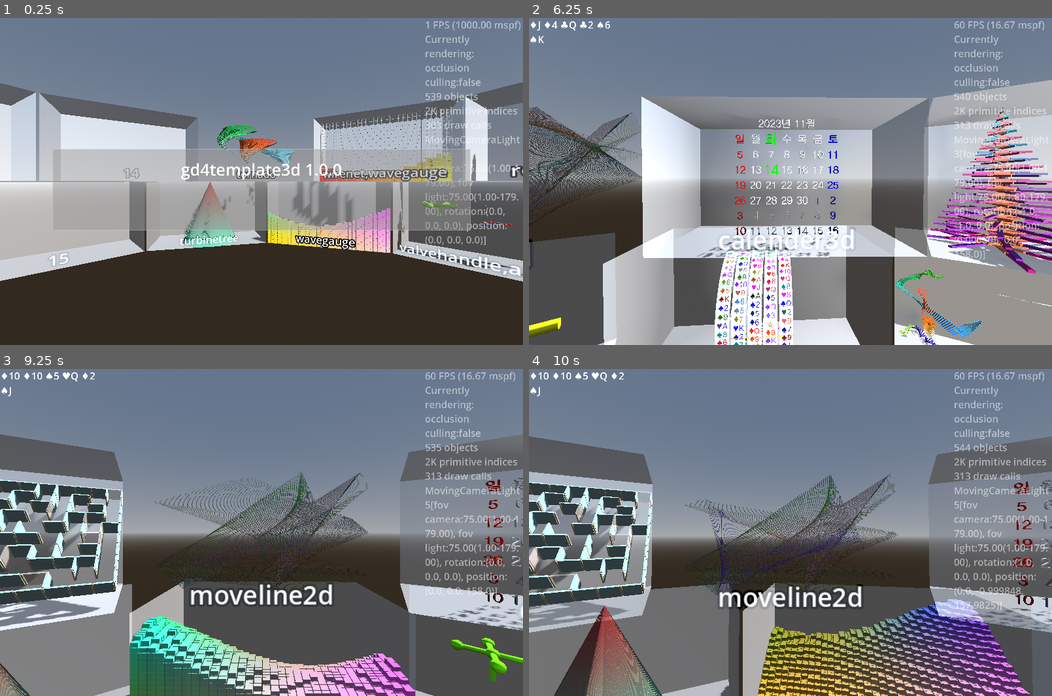
Above: before the commit, frames 1-4 (two rows, left to right).
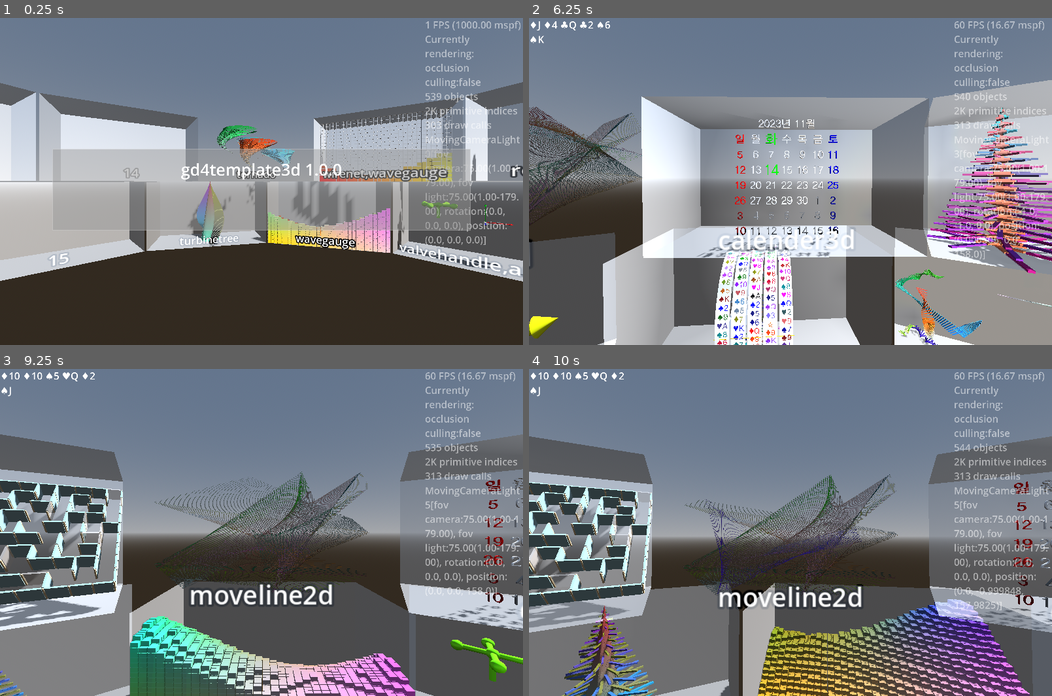
Above: after the commit, the same moments.

Repository: kasworld/gd4template3d
Game: Godot game, scene res://main.tscn
The game is run twice, just before and just after one commit, with the same random seed, the same clock (stepped at 60 frames per second) and the same inputs.
Inputs (mouse positions are in pixels of both pictures, inside the frame that each line leads up to):
- Up to frame 1 (0.25 s): no input
- Up to frame 2 (6.25 s): tap Enter at 0.5, 2.1, 4.35 s; move the mouse to (905, 165) at 0.52 s; hold Right 0.53-1.28 s; tap Q at 0.6, 2.85, 5.1 s; click (905, 165) at 0.67 s; move the mouse to (685, 197) at 1.27 s; hold Down 1.28-2.03 s; tap E at 1.35, 3.6, 5.85 s; move the mouse to (842, 109) at 2.02 s; hold Right 2.03-2.78 s; move the mouse to (764, 246) at 2.77 s; hold Up 2.78-3.53 s; click (764, 246) at 2.92 s; move the mouse to (947, 230) at 3.52 s; hold Left 3.53-5.03 s; move the mouse to (633, 132) at 4.27 s; move the mouse to (816, 181) at 5.02 s; hold Down 5.03-5.78 s; click (816, 181) at 5.17 s; move the mouse to (712, 99) at 5.77 s; hold Right from 5.78 s (still down)
- Up to frame 3 (9.25 s): move the mouse to (376, 516) at 6.52 s; release Right at 6.53 s; hold Up 6.53-7.28 s; tap one key every 0.75 s from 6.6 s: Enter Q E Enter; move the mouse to (156, 548) at 7.27 s; hold Right 7.28-8.03 s; click (156, 548) at 7.42 s; move the mouse to (313, 460) at 8.02 s; hold Down 8.03-8.78 s; move the mouse to (235, 597) at 8.77 s; hold Left from 8.78 s (still down)
- Up to frame 4 (10 s): move the mouse to (947, 581) at 9.52 s; release Left at 9.53 s; hold Up from 9.53 s (still down); tap Q at 9.6 s; click (947, 581) at 9.67 s

The runs differ from the first frame. In frame 1, 0.7% of the frame differs, in the area x 34-98%, y 50-77%; in frame 2, 0.2%; in frame 3, 0.3%; in frame 4, 2.5%, in the area x 4-26%, y 72-100%.

Commit message:
update turbine_tree_demo

Diff:
--- a/main.gd
+++ b/main.gd
@@ -127,11 +127,16 @@
 		glasscabinet.set_label_text(labeltext)
 		demo_name_to_glass_cabinet[labeltext] = glasscabinet
 	turbine_tree = preload("res://turbine/turbine.tscn").instantiate(
-		).init_basic(WorldSize.x, WorldSize.z*0.5, WorldSize.y/WorldSize.x, 4
+		).init_basic(WorldSize.y, WorldSize.z/6, 1, 4
 		).set_transform_all(scale_tree, Turbine.shift_zero, Turbine.rotate_zero,
 		).set_color_all(random_color(),random_color())
 	glasscabinet.add_child(turbine_tree)
 	turbine_tree.rotation.x = PI/2
+	var tree_size := Vector3(WorldSize.z/3, WorldSize.y, WorldSize.z / 30)
+	var bar_count :int = WorldSize.y
+	var pos := Vector3(0.0,-WorldSize.y/2,0.0)
+	make_sub_tree(glasscabinet, tree_size, bar_count, 2.0, pos)
+	make_sub_tree(glasscabinet, tree_size, bar_count, -2.0, pos)
 
 func scale_tree(rate):
 	return Vector3(rate,rate,1)
